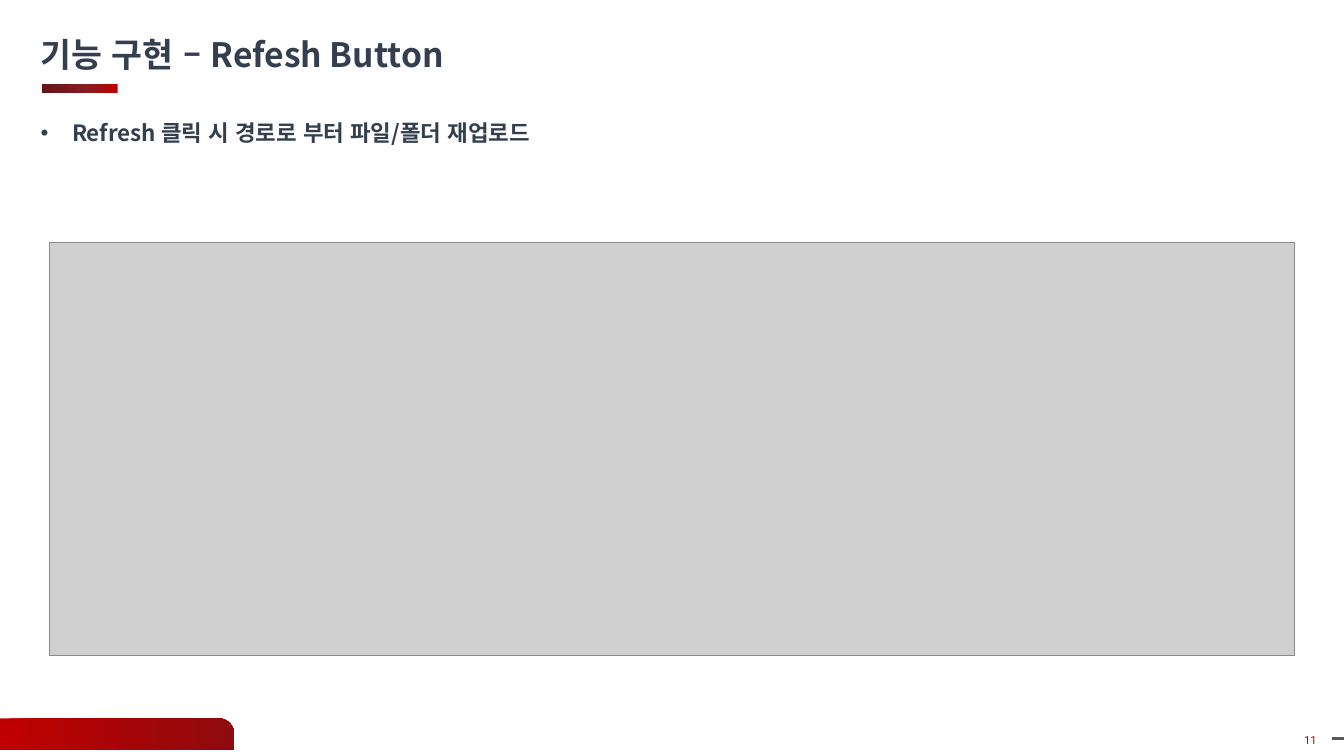
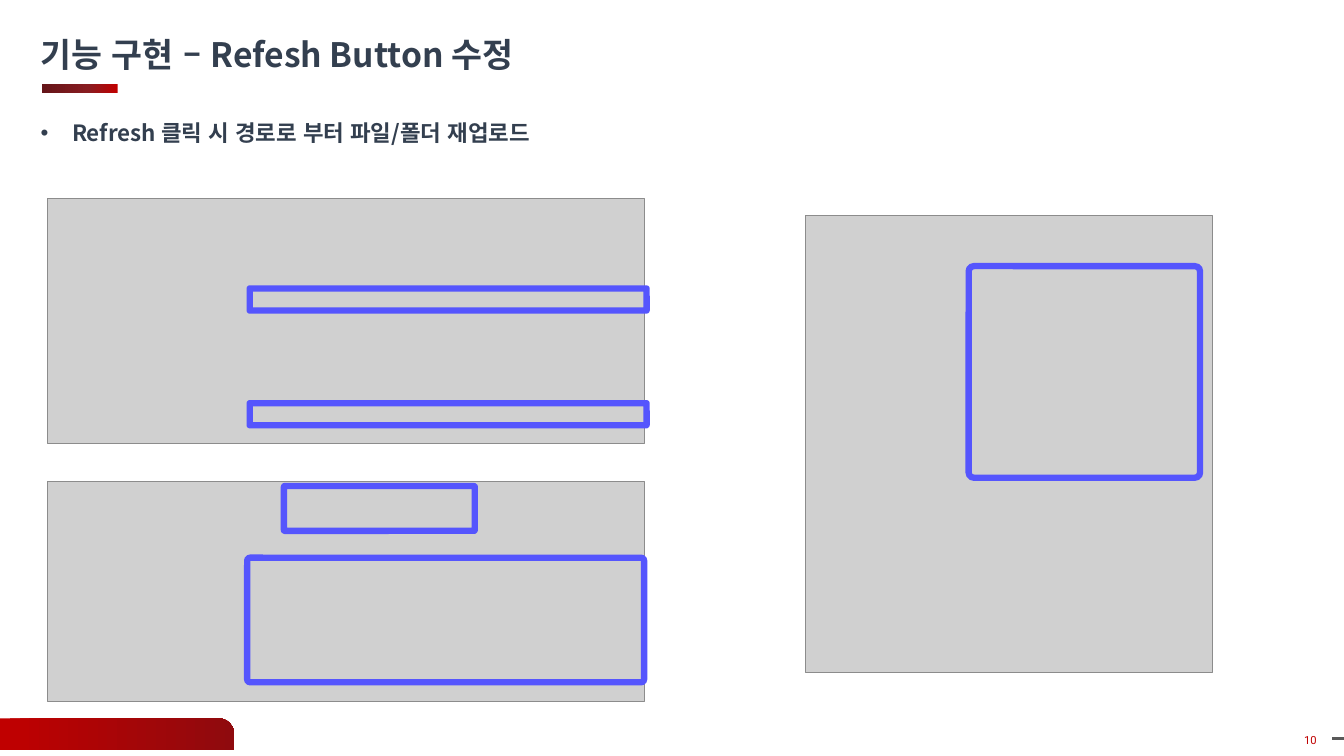
Before and after one commit to gyoon88/KlarfViewer, a slide deck: slide 10 of Docs/12주차_과제_발표_안광윤.pptx (slide 11 before the commit). Drawn at 1344x756 pixels with LibreOffice and Linux fonts; fonts in the diff are those of the drawing; grey boxes stand for pictures; background and template pictures are left out. Boxes give left, top, right and bottom in pixels: in the first picture for what was removed or moved away, otherwise in the second. Text is boxed around its words. In the diff, an @@ line names an element or a change of style, - is before the commit and + after.

```diff
--- a/Docs/12주차_과제_발표_안광윤.pptx
+++ b/Docs/12주차_과제_발표_안광윤.pptx
@@ text at (x1=41, y1=38, x2=513, y2=70): text changed @@
-기능 구현 – Refesh Button
+기능 구현 – Refesh Button 수정
@@ picture added at (x1=806, y1=216, x2=1212, y2=674) @@
@@ picture removed at (x1=49, y1=243, x2=1295, y2=656) @@
@@ rounded rectangle added at (x1=969, y1=266, x2=1201, y2=478), outline #5555FD 4.5 pt @@
@@ group added at (x1=47, y1=199, x2=647, y2=702): 4 rounded rectangles, 3 pictures @@
@@ page number at (x1=1304, y1=736, x2=1317, y2=744): text changed @@
-11
+10
```
Also in this commit, not shown: 4 other slides changed, 2 slides removed, 3 other files.
